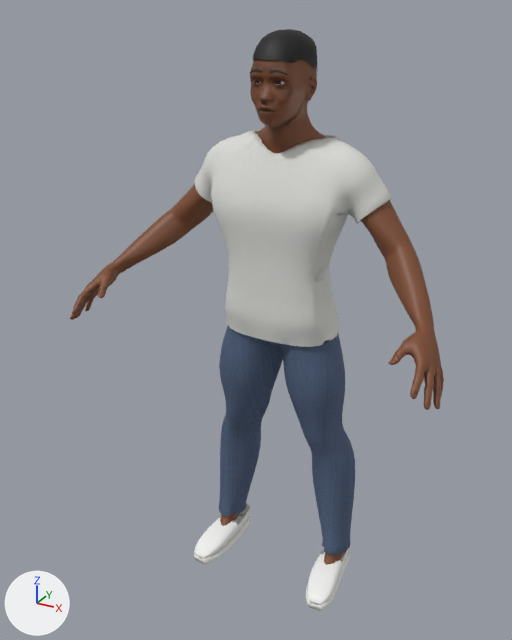
A saved change to the glTF model client/public/assets/characters/prototype/awd_male_prototype_lod0.glb.
Before and after are seen from a 50 mm camera at (0.909, -1.863, 1.817) aimed at (-0.045, -0.129, 0.95). The lights are fixed; the arrows at lower left show +X, +Y and +Z. The older version comes first. Vertices at exactly the same position are counted once.

The first picture shows 'AWD_Body_male_lod0', 'AWD_Bottom_jeans_lod0', 'AWD_Hair_fade_lod0', 'AWD_Shoes_sneakers_lod0', 'AWD_Top_tee_lod0' and 1 more.
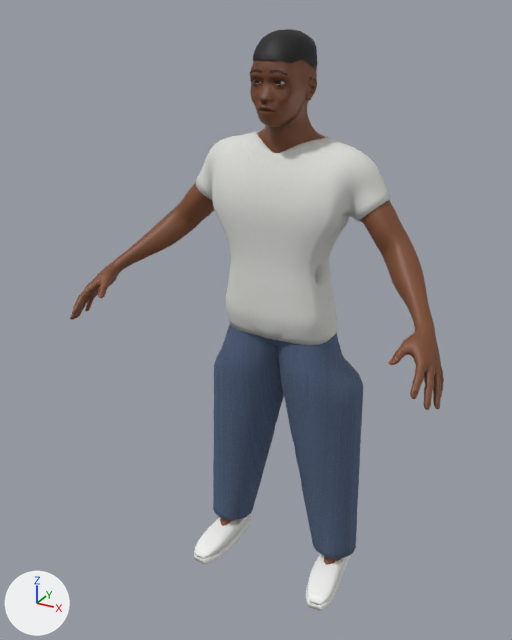
Boxes [x1, y1, x2, y2] around the edits, measured in the pictures (512 x 640 px; the box of a moved part takes in the faces that stretch with it):
'AWD_Top_tee_lod0', reshaped
    before: [194, 130, 393, 347]
    after: [196, 131, 391, 345]
'AWD_Bottom_jeans_lod0', reshaped (10% wider)
    before: [219, 326, 355, 555]
    after: [213, 324, 363, 558]
part 1 of me_awd_body_male_lod0, moved or reshaped
    before: [77, 68, 440, 409]
    after: [77, 68, 440, 407]
part 2 of me_awd_bottom_jeans_lod0, moved or reshaped
    before: [229, 430, 341, 554]
    after: [225, 336, 345, 558]
part 3 of me_awd_bottom_jeans_lod0, surface changed
    before: [219, 326, 355, 555]
    after: [213, 324, 363, 558]

Diff of the bpy script that builds the scene:
```diff
--- a/client/public/assets/characters/prototype/awd_male_prototype_lod0.glb.py
+++ b/client/public/assets/characters/prototype/awd_male_prototype_lod0.glb.py
@@ me_awd_body_male_lod0 @@
 # used by ob_awd_body_male_lod0; location = (0.0, 0.0, 0.0)
-me_awd_body_male_lod0.from_pydata(...)  # 8610 vertices, 17024 faces; spans x -0.58..0.58, y -0.4..0.05, z 0.07..1.76
+me_awd_body_male_lod0.from_pydata(...)  # 8618 vertices, 17040 faces; spans x -0.58..0.58, y -0.4..0.05, z 0.07..1.76
+# me_awd_body_male_lod0 part 1: 356 vertices moved within x -0.58..0.58, y -0.4..0.04, z 0.93..1.67; 225 vertices removed from x -0.51..0.51, y -0.27..0.05, z 1.05..1.64; 233 vertices added at x -0.52..0.52, y -0.26..0.04, z 1.06..1.64
+# other edits to the shape of me_awd_body_male_lod0 do not show in these pictures
 me_awd_body_male_lod0.materials.append(mat_awd_skin)
@@ me_awd_bottom_jeans_lod0 @@
 # used by ob_awd_bottom_jeans_lod0; location = (0.0, 0.0, 0.0)
-me_awd_bottom_jeans_lod0.from_pydata(...)  # 1417 vertices, 2748 faces; spans x -0.258..0.258, y -0.141..0.107, z 0.103..0.987
+me_awd_bottom_jeans_lod0.from_pydata(...)  # 1417 vertices, 2748 faces; spans x -0.279..0.279, y -0.14..0.127, z 0.104..0.987
+# me_awd_bottom_jeans_lod0 part 2: 1417 of 1417 vertices moved; they spanned x -0.258..0.258, y -0.141..0.107, z 0.103..0.987 and now span x -0.279..0.279, y -0.14..0.127, z 0.104..0.987; mean shift (0.0, 0.0, -0.002)
+# me_awd_bottom_jeans_lod0 part 3: 2513 kept faces spanning x -0.279..0.279, y -0.14..0.127, z 0.104..0.987 get new texture (UV) coordinates
 me_awd_bottom_jeans_lod0.materials.append(mat_awd_fabric_denim)
@@ me_awd_top_tee_lod0 @@
 # used by ob_awd_top_tee_lod0; location = (0.0, 0.0, 0.0)
-me_awd_top_tee_lod0.from_pydata(...)  # 1957 vertices, 3776 faces; spans x -0.311..0.311, y -0.163..0.117, z 0.894..1.489
+me_awd_top_tee_lod0.from_pydata(...)  # 1957 vertices, 3776 faces; spans x -0.306..0.306, y -0.153..0.103, z 0.898..1.489
+# me_awd_top_tee_lod0 part 4: 1 vertex moved within x 0.0, y -0.111, z 1.424; 1956 vertices removed from x -0.311..0.311, y -0.163..0.117, z 0.894..1.489; 1956 vertices added at x -0.306..0.306, y -0.153..0.103, z 0.898..1.489
 me_awd_top_tee_lod0.materials.append(mat_awd_fabric_tee)
```
